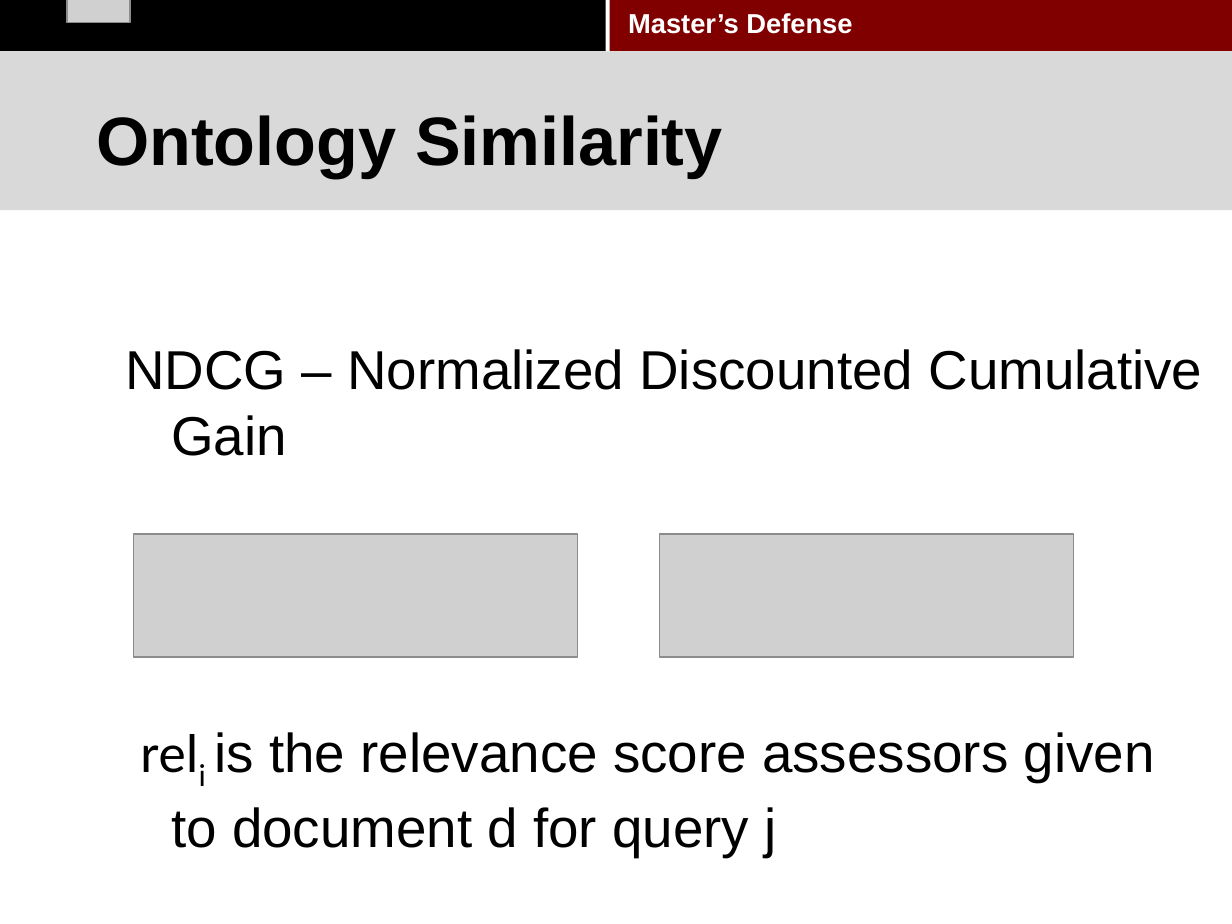
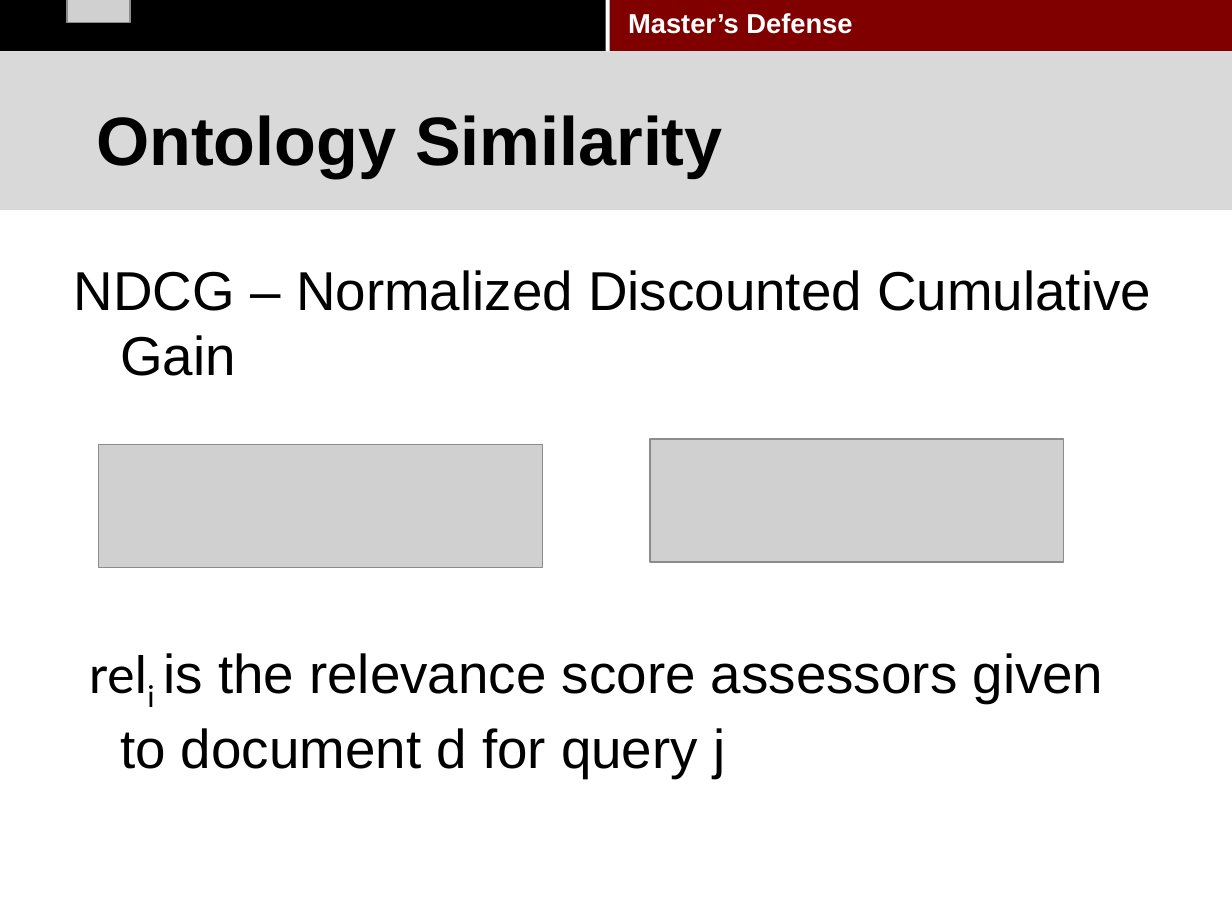
Before and after one commit to pkushiqiang/thesis, a slide deck: slide 61 of media/Master's thesis-2.pptx. Drawn at 1232x924 pixels with LibreOffice and Linux fonts; fonts in the diff are those of the drawing; grey boxes stand for pictures; background and template pictures are left out. Boxes give left, top, right and bottom in pixels: in the first picture for what was removed or moved away, otherwise in the second. Text is boxed around its words. In the diff, an @@ line names an element or a change of style, - is before the commit and + after.

```diff
--- a/media/Master's thesis-2.pptx
+++ b/media/Master's thesis-2.pptx
@@ text "NDCG – Normalized Discounted Cumulative ...": place and size @@
-text "NDCG – Normalized Discounted Cumulative ..." at (125,349,1202,857)
+text "NDCG – Normalized Discounted Cumulative ..." at (74,270,1151,778)
@@ picture: place and size @@
-picture at (134,533,578,657)
+picture at (99,445,542,568)
@@ picture: place and size @@
-picture at (660,533,1074,657)
+picture at (650,439,1064,562)
```
Also in this commit, not shown: 1 other slide changed, 1 slide added, 1 other file.
